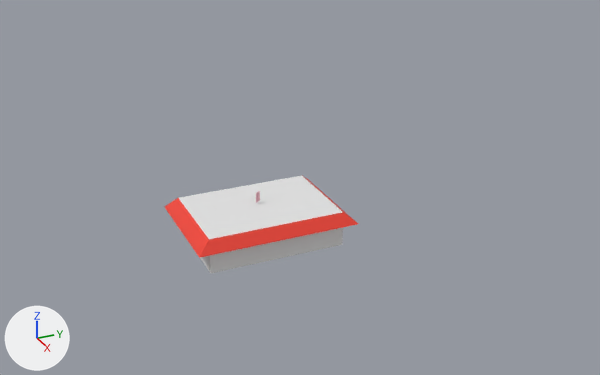
A saved change to the Blender file Rasul/Hokage_House.blend.
Both versions are drawn from a 50 mm camera at (225.0, -107.1, 116.6) aimed at (11.9, -11.3, 10.1). Lighting does not change. The marker at lower left points along +X, +Y and +Z. The same objects are shown in both versions, whatever each file hides.
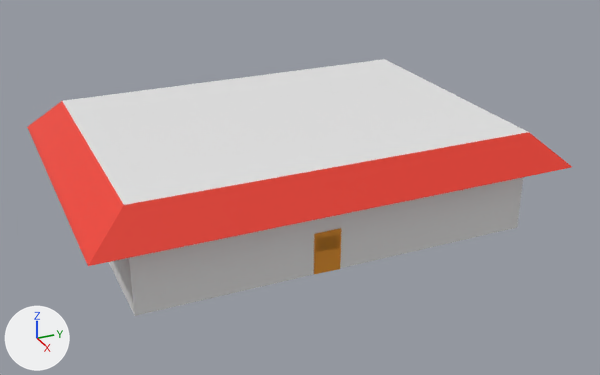
Where the change shows, as pixel boxes (x1, y1, x2, y2) in the pictures (600 x 375 px):
'Cube.002', moved, rescaled (185% wider, 126% taller): before (179, 175, 342, 239); after (62, 59, 528, 205)
'Cube', moved, rescaled: before (164, 176, 358, 258); after (27, 101, 572, 266)
'Cube.001', moved, rescaled: before (200, 228, 343, 273); after (109, 177, 523, 316)
'дверь', moved, turned, rescaled: before (256, 191, 260, 203); after (314, 228, 341, 274)

What changed in the scene script:
```text
Change ob_дверь:
    ob_дверь.location: (9.6, -24.4, 8.0) -> (49.4, -20.1, 6.9)
    ob_дверь.rotation_euler: (-3.329, -4.696, -2.665) -> (-4.435, -1.574, 4.39)  # degrees (-191, -269, -153) -> degrees (-254, -90, 252)
    ob_дверь.scale: (1.14, 1.14, 1.14) -> (-4.46, -4.46, -4.46)
Change ob_cube:
    ob_cube.location: (10.7, -24.4, 0.7) -> (8.3, -15.0, 17.7)
    ob_cube.scale: (15.0, 21.1, 5.53) -> (41.3, 58.0, 15.2)
Change ob_cube_001:
    ob_cube_001.location: (10.7, -24.4, 0.7) -> (8.3, -15.0, 17.7)
    ob_cube_001.scale: (15.0, 21.1, 5.53) -> (41.3, 58.0, 15.2)
Change ob_cube_002:
    ob_cube_002.location: (10.7, -24.4, 0.7) -> (8.3, -15.0, 17.7)
    ob_cube_002.scale: (15.0, 21.1, 5.53) -> (41.3, 58.0, 15.2)
```
